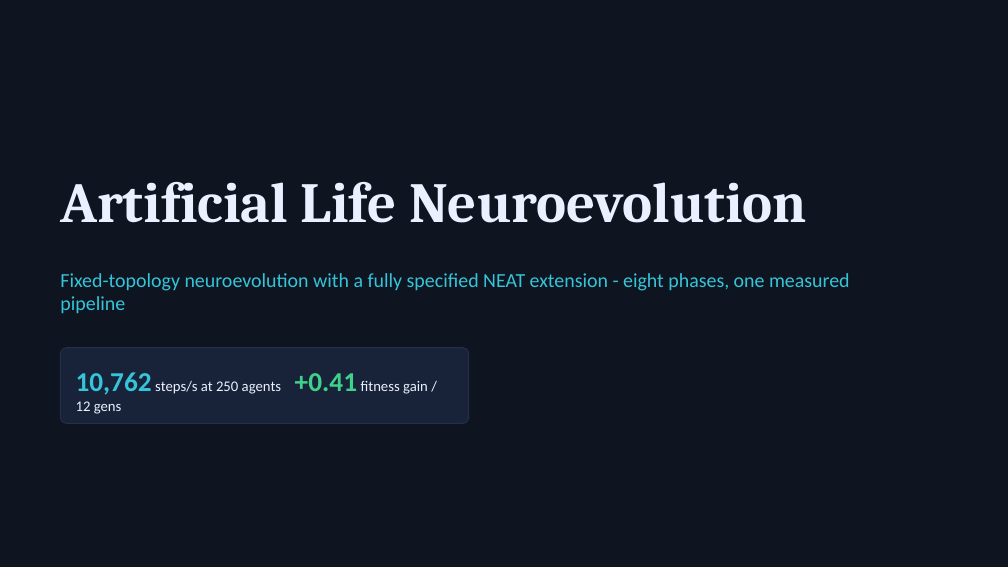
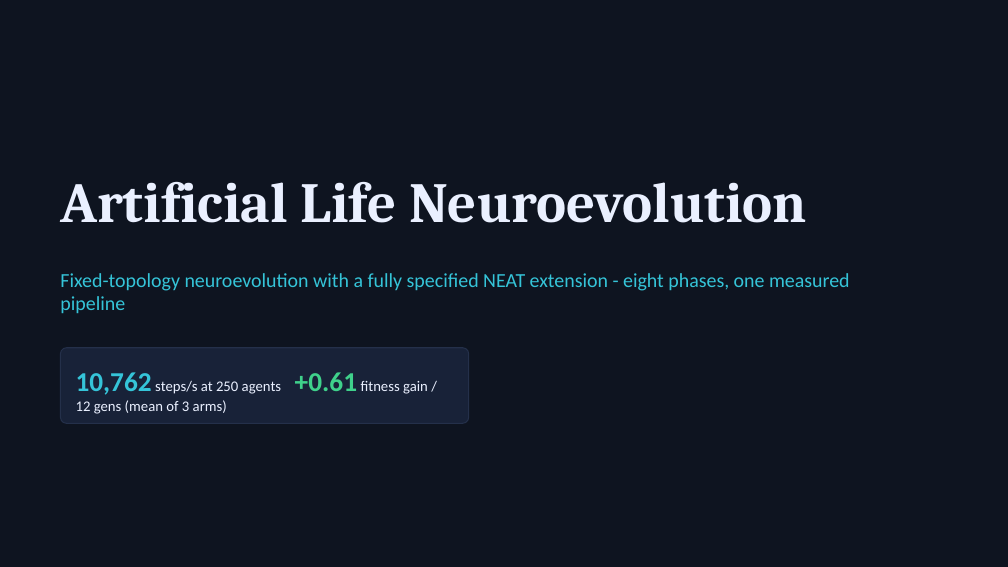
Before and after one commit to Houssemamor/ARTIFICIAL-LIFE-Simulation-Using-Neuroevolution-and-Genetic-Algorithms, a slide deck: slide 1 of docs/presentation_deck.pptx. Drawn at 1008x567 pixels with LibreOffice and Linux fonts; fonts in the diff are those of the drawing. Boxes give left, top, right and bottom in pixels: in the first picture for what was removed or moved away, otherwise in the second. Text is boxed around its words. In the diff, an @@ line names an element or a change of style, - is before the commit and + after.

Commit message:
feat(sim): solidify 40px obstacles and add role-specific coevolution incentives - centralize agent/obstacle geometry and make obstacle sensing, collision separation, rendering, and spawn clearance use the same 40px solid body - recalibrate and regenerate fitness-normalized experiments, showcase, dashboard findings, and presentation artifacts for the new dynamics - add optional prey/predator fitness weight overrides and tune predator weights to reward captures more strongly without changing network topology - fix generalization dashboard takeaway/verdict for non-positive gaps and update docs/tests to reflect regenerated results

```diff
--- a/docs/presentation_deck.pptx
+++ b/docs/presentation_deck.pptx
@@ text at bbox=[76, 372, 428, 414]: text changed @@
-10,762 steps/s at 250 agents +0.41 fitness gain / 12 gens
+10,762 steps/s at 250 agents +0.61 fitness gain / 12 gens (mean of 3 arms)
```
Also in this commit, not shown: 9 other slides changed, 47 other files.
